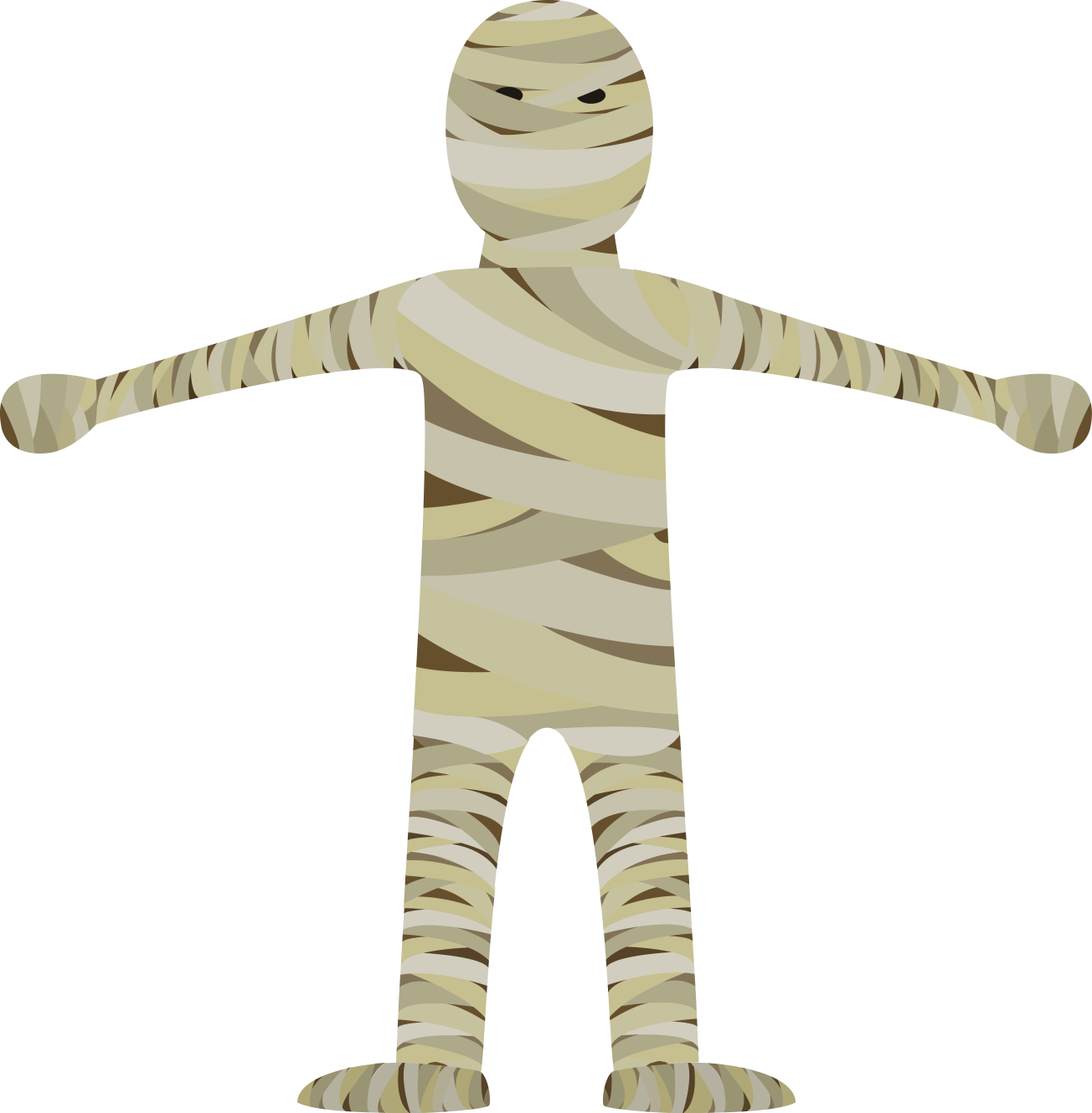
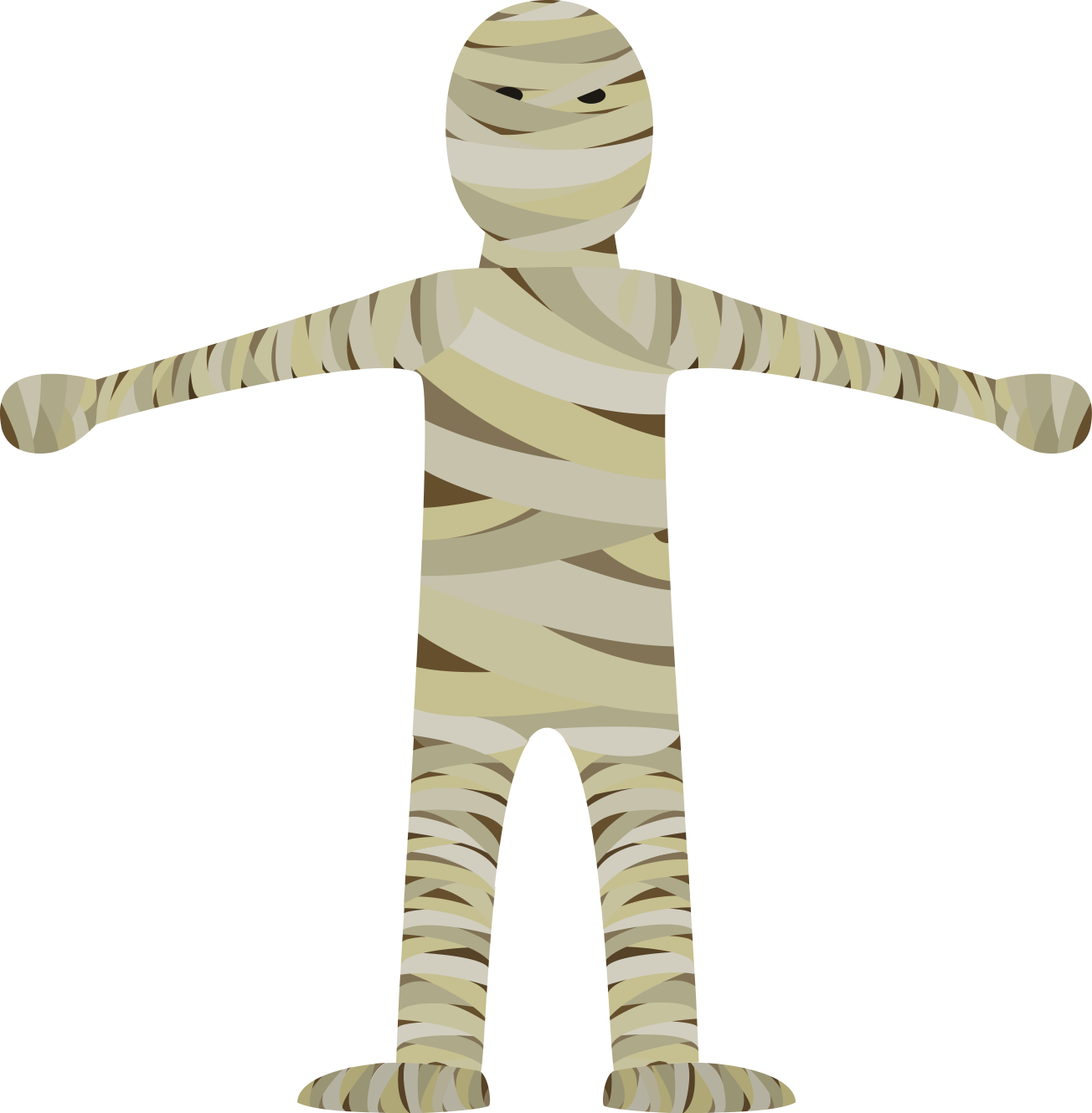
Before/after of a w=1092, h=1113 layered artwork. What changed in the layer stack:
moved "Left Arm" above "Right Arm" over [395, 270, 475, 371]
moved "Right Arm" above "Torso" over [616, 269, 691, 371]
